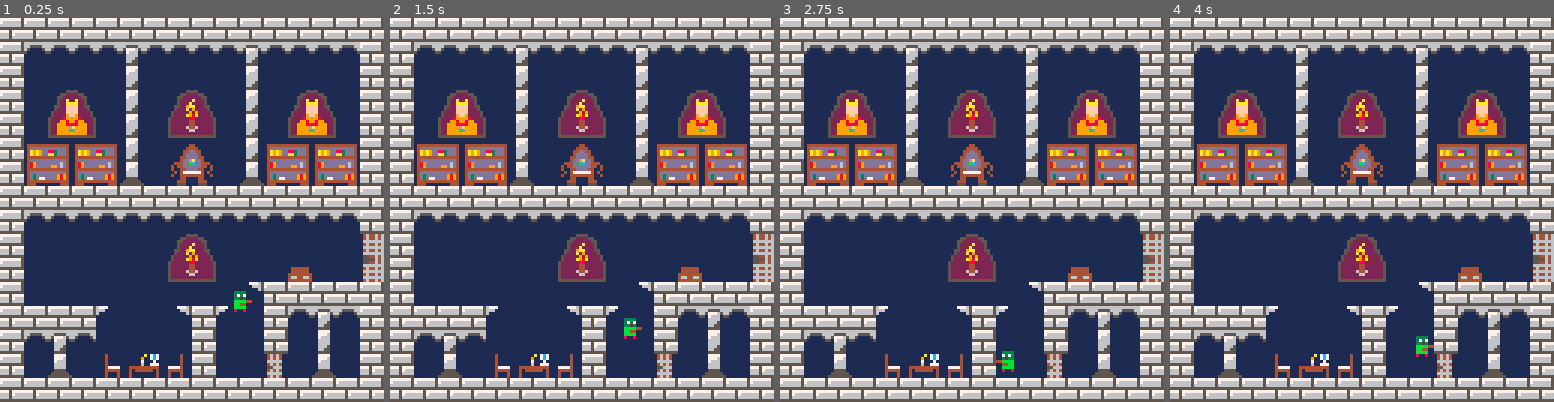
Above: before the commit, frames 1-4 (left to right).
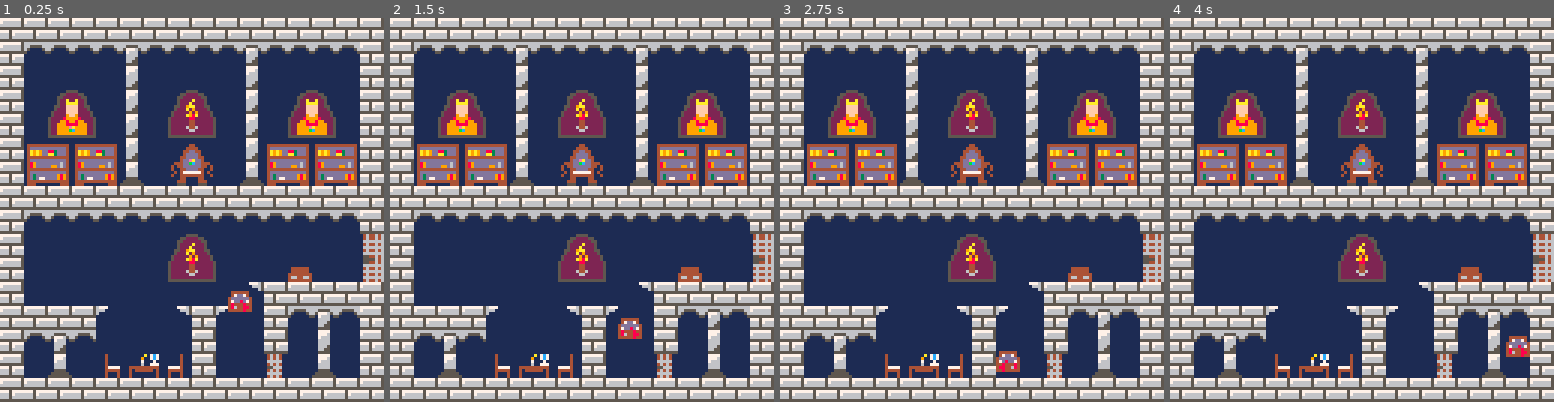
Above: after the commit, the same moments.

Repository: mRamiroGonzalez/dungeon
Game: PICO-8 cartridge dungeon.p8
Same seed, same stepped clock (60 frames per second), same inputs: the game is played once before the commit and once after it.
Inputs:
- Up to frame 1 (0.25 s): no input
- Up to frame 2 (1.5 s): tap O (Z key) at 0.33, 0.7, 1.43 s
- Up to frame 3 (2.75 s): hold Left 1.97-2.37 s; tap O (Z key) at 2.22 s
- Up to frame 4 (4 s): hold Right 2.87-3.53 s; tap O (Z key) at 3.1, 3.98 s

The runs differ from the first frame. In frame 1, 0.3% of the frame differs, in the area x 59-66%, y 71-77%; in frame 2, 0.3%; in frame 3, 0.3%; in frame 4, 0.5%, in the area x 64-94%, y 82-89%.

Commit message:
add mimic sprite

Diff:
--- a/dungeon.p8
+++ b/dungeon.p8
@@ -139,7 +139,7 @@
 p.walk.f = p.walk.fix
 else
 p.x += p.dx
-anim(p.walk, 0.35)
+anim(p.walk, 0.25)
 end
 end
 function init_player()
@@ -151,11 +151,11 @@
 mvt_v = 0,
 facing = 1,
 v_speed = 4,
-h_speed = 1,
+h_speed = 2,
 jumping = false,
 jump_initial_speed = -7,
 gravity = 1,
-walk={f=48,st=48,sz=52, fix=48},
+walk={f=37,st=37,sz=39, fix=40},
 }
 end
 
@@ -251,21 +251,21 @@
 0bb00000088000000b8800000bb800008bb0000008b0000000000000000000000000000000000000000000000000000000000000000000000000000000000000
 08800000088000000880000088080000800880000088000000000000000000000000000000000000000000000000000000000000000000000000000000000000
 00000300000003000000030000000300000000000000000000000000000000000000000000000000000000000000000000000000000000000000000000000000
-00003370000033700000337000003370000000000000000000000000000000000000000000000000000000000000000000000000000000000000000000000000
-00003b3800003b3000003b3800003b30000000000000000000000000000000000000000000000000000000000000000000000000000000000000000000000000
-000b3000000030080000300000003008000000000000000000000000000000000000000000000000000000000000000000000000000000000000000000000000
-0003000000000300b000033000000300000000000000000000000000000000000000000000000000000000000000000000000000000000000000000000000000
-00003b000b000b30030000b00b000b30000000000000000000000000000000000000000000000000000000000000000000000000000000000000000000000000
-303b003030b0b3b00303b03030b0b3b0000000000000000000000000000000000000000000000000000000000000000000000000000000000000000000000000
-0b033bb00003300000b30b0000033000000000000000000000000000000000000000000000000000000000000000000000000000000000000000000000000000
+00003370000033700000337000003370000000000444444000000000044444400000000000000000000000000000000000000000000000000000000000000000
+00003b3800003b3000003b3800003b3000000000047dd74000000000047dd7400000000000000000000000000000000000000000000000000000000000000000
+000b3000000030080000300000003008000000004dddddd4044444404dddddd40444444000000000000000000000000000000000000000000000000000000000
+0003000000000300b0000330000003000000000047dd8d740444444047dd8d740444444000000000000000000000000000000000000000000000000000000000
+00003b000b000b30030000b00b000b30000000004844484448444844484448444444444400000000000000000000000000000000000000000000000000000000
+303b003030b0b3b00303b03030b0b3b0000000004864488448644884486448844664466400000000000000000000000000000000000000000000000000000000
+0b033bb00003300000b30b0000033000000000004444484444444844444448444444444400000000000000000000000000000000000000000000000000000000
 00000000003333000000000000333300000000000000000000000000000000000000000000000000000000000000000000000000000000000000000000000000
 00333300003737000033330000373700003333000000000000000000000000000000000000000000000000000000000000000000000000000000000000000000
-00373700003323000037370000332300003737000000000000000000000000000000000000000000000000000000000000000000000000000000000000000000
-0033230000bbb4400033230000bbb440003323000000000000000000000000000000000000000000000000000000000000000000000000000000000000000000
-00bbbb4400b44b0000bbbb4400b44b0000bbbb440000000000000000000000000000000000000000000000000000000000000000000000000000000000000000
-00bb440000bbbb0000bb440000bbbb0000bb44000000000000000000000000000000000000000000000000000000000000000000000000000000000000000000
-00bbbb000088bb0000bbbb0000bbb88000bbbb000000000000000000000000000000000000000000000000000000000000000000000000000000000000000000
-00800800000008000080080000800000008008000000000000000000000000000000000000000000000000000000000000000000000000000000000000000000
+00373700003323000037370000332300003737000000000000333000003330000033300000333000003330000000000000000000000000000000000000000000
+0033230000bbb4400033230000bbb440003323000000000000337000003370000033700000337000003370000000000000000000000000000000000000000000
+00bbbb4400b44b0000bbbb4400b44b0000bbbb440000000000332400003324000033240000332400003324000000000000000000000000000000000000000000
+00bb440000bbbb0000bb440000bbbb0000bb44000000000000bb400000bb400000bb400000bb400000bb40000000000000000000000000000000000000000000
+00bbbb000088bb0000bbbb0000bbb88000bbbb000000000000bbb00000bb880000bbb0000088b00000bbb0000000000000000000000000000000000000000000
+00800800000008000080080000800000008008000000000000808000008000000080800000008000008080000000000000000000000000000000000000000000
 77777775111111111111111111111111111111111111111111111111111111111111111111111111111111111111111111111155551111111111115555111111
 76666665111111111111111111111111111111111111111111111111111111111111111111111111111111111111111111115522225511111111552222551111
 66666665111111111111111111111111111111111111111111111111111111111111111111111111111111144111111111155222222551111115522222255111
@@ -364,7 +364,7 @@
 00000000000000000000000000000000000000000000000000000000000000000000000000000000000000000000000000000000000000000000000000000000
 
 __gff__
-0001020400000000000000000000000000000000000000000000000000000000000000000000000000000000000000000100000000000000000000000000000001000000000000000000000000000000000000000000000000000000000000000000000000000000000000000000000000000000000000000000000000000000
+0001020400000000000000000000000000000000000000000000000000000000000000000000000000000000000000000000000000000000000000000000000001000000000000000000000000000000000000000000000000000000000000000000000000000000000000000000000000000000000000000000000000000000
 0000000000000000000000000000000000000000000000000000000000000000000000000000000000000000000000000000000000000000000000000000000000000000000000000000000000000000000000000000000000000000000000000000000000000000000000000000000000000000000000000000000000000000
 __map__
 4040404040404040404040404040404000000000000000000000000000000000000000000000000000000000000000000000000000000000000000000000000000000000000000000000000000000000000000000000000000000000000000000000000000000000000000000000000000000000000000000000000000000000
